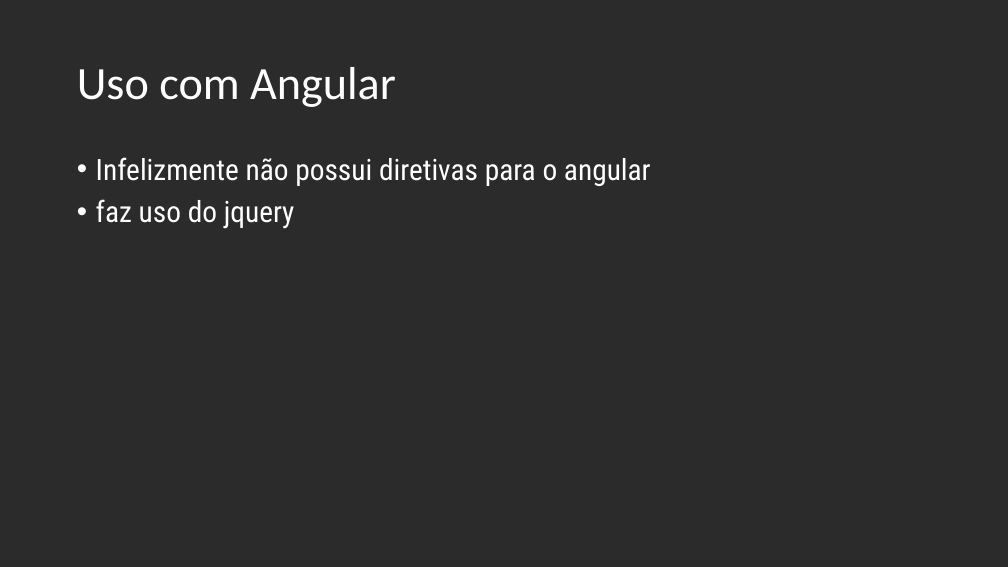
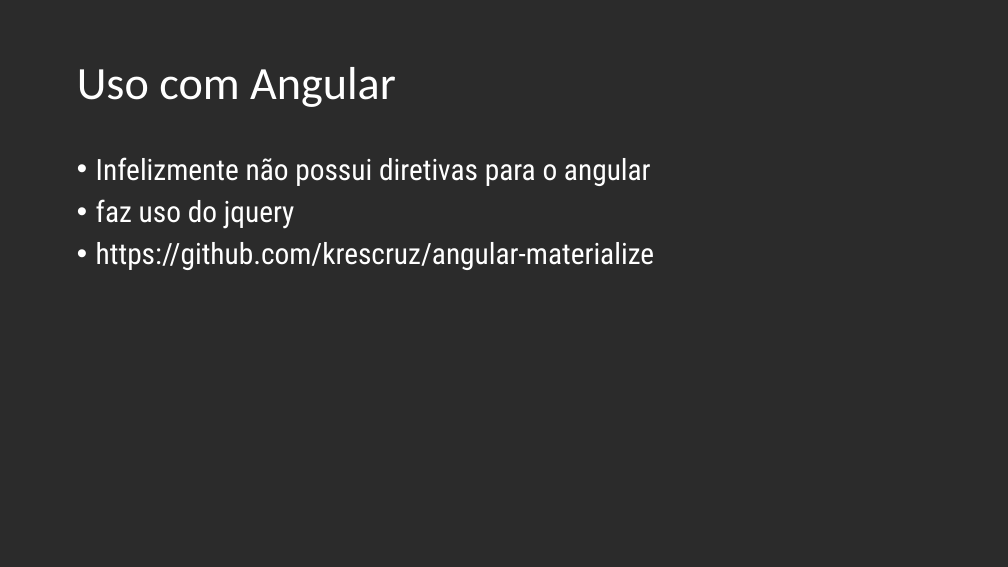
Before and after one commit to andrebaltieri/5500, a slide deck: slide 5 of Apresentações/Modulo 10/M10A02.pptx. Drawn at 1008x567 pixels with LibreOffice and Linux fonts; fonts in the diff are those of the drawing; background and template pictures are left out; a plain dark background stands for a picture behind light text. Boxes give left, top, right and bottom in pixels: in the first picture for what was removed or moved away, otherwise in the second. Text is boxed around its words. In the diff, an @@ line names an element or a change of style, - is before the commit and + after.

```diff
--- a/Apresentações/Modulo 10/M10A02.pptx
+++ b/Apresentações/Modulo 10/M10A02.pptx
@@ text at [96, 242, 654, 270]: paragraph added @@
+• https://github.com/krescruz/angular-materialize
```
Also in this commit, not shown: 3 other files.
